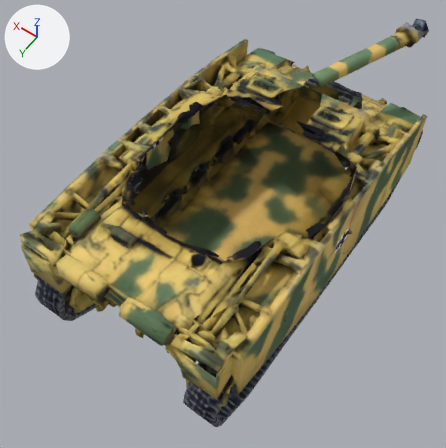
An edit to the OBJ model unity/Assets/_Game/Resources/Models/pz4_hull.obj, drawn before and after from the same camera.
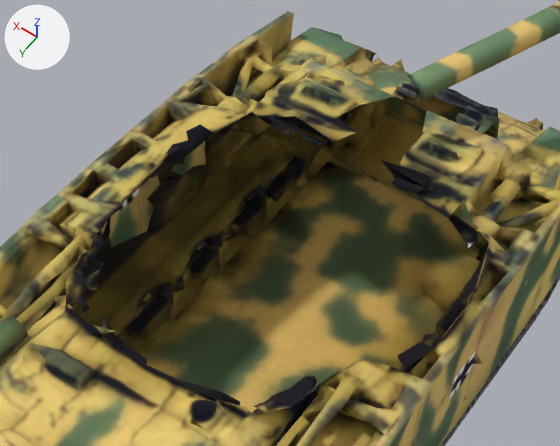
Old and new are each drawn whole from a camera (50 mm lens) standing at (-2.87, 4.25, 5.73) and looking at (0.23, -0.08, -1.08) and again close up on the part from 19% to 89% of the width and 7% to 62% of the height. The lights are fixed; the arrows at upper left show +X, +Y and +Z. The first two pictures are the older version. Where no turn or scale is listed for an object, it has been applied to the vertices. Vertices at exactly the same position are counted once.

Before the edit, the objects in view are built like this:
```python
me_pz4_hull = bpy.data.meshes.new('pz4_hull')
me_pz4_hull.from_pydata(...)  # 8343 vertices, 18142 faces; spans x -1.43..1.75, y -3.68..2.22, z -2.03..0.64
me_pz4_hull.polygons.foreach_set('use_smooth', [True] * 18142)
me_pz4_hull.materials.append(mat_pz4_hull)  # picture img_pz4_png
# before: 4769 (1.2, -0.81, 0.02) at pixel (199, 136), 4770 (1.25, -0.62, 0.02) at pixel (179, 147), 4772 (1.27, -0.42, 0.04) at pixel (160, 159), 4773 (1.27, -0.53, 0.03) at pixel (170, 152), 4782 (1.32, -0.62, 0.02) at pixel (172, 144)
# before: 4784 (1.32, -0.79, 0.03) at pixel (186, 131), 4785 (1.27, -0.91, 0.04) at pixel (200, 124), 4786 (1.3, -0.53, 0.02) at pixel (167, 151)
# before: 6571 (0.6, 1.07, -0.03) at pixel (100, 333), 6572 (0.74, 1.05, -0.05) at pixel (86, 323), 7782 (0.42, 1.09, 0.14)
ob_pz4_hull = bpy.data.objects.new('pz4_hull', me_pz4_hull)
ob_pz4_hull.location = (0.0, 0.0, 0.0)
```
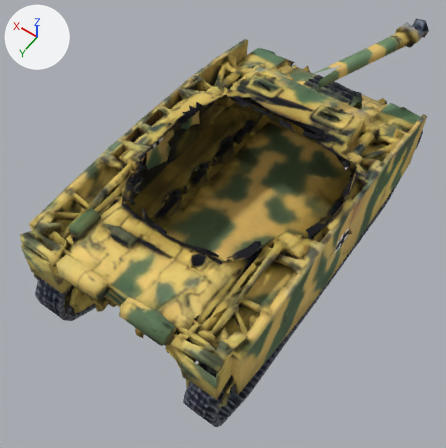
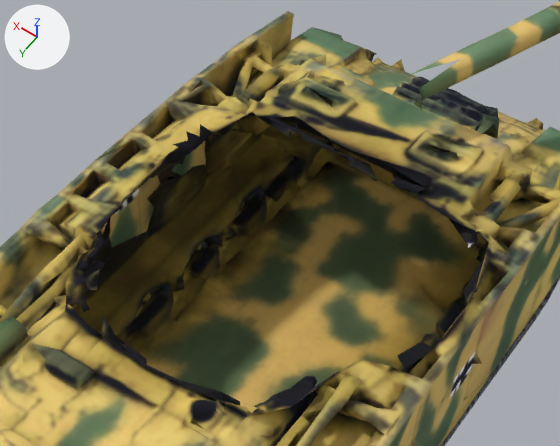
The newer file is also turned or shifted as a whole; pictures and numbers use the older file's frame.

Boxes [x1, y1, x2, y2] around the edits, measured in the close-ups (560 x 446 px):
part 1 of me_pz4_hull, built on
    before: [307, 59, 476, 231]
    after: [316, 91, 465, 179]
part 2 of me_pz4_hull, deleted
    before: [162, 125, 200, 158]
part 3 of me_pz4_hull, deleted
    before: [88, 324, 115, 334]

Edits to the bpy script that builds the scene:
```text
Change me_pz4_hull:
    used by ob_pz4_hull; location = (0.0, 0.0, 0.0)
    verts and faces of me_pz4_hull; kept vertices keep their numbers, new ones are numbered from 8343
    remove me_pz4_hull.from_pydata(...)  # 8343 vertices, 18142 faces; spans x -1.43..1.75, y -3.68..2.22, z -2.03..0.64
    add me_pz4_hull.from_pydata(...)  # 8373 vertices, 18243 faces; spans x -1.43..1.75, y -3.68..2.22, z -2.03..0.64
    me_pz4_hull part 1
    1 vertex is removed from x -0.82, y -1.24, z 0.17
    6 faces are deleted
    33 vertices are added at x -0.15..0.34, y -2.79..-1.31, z -0.49..0.41
    112 new faces join them
    me_pz4_hull part 2
    add delete_vertices([4786])  # with the faces that use them
    add delete_faces([(4769, 4784, 4785), (4770, 4773, 4782)])
    me_pz4_hull part 3
    add delete_vertices([7782])  # with the faces that use them
```
